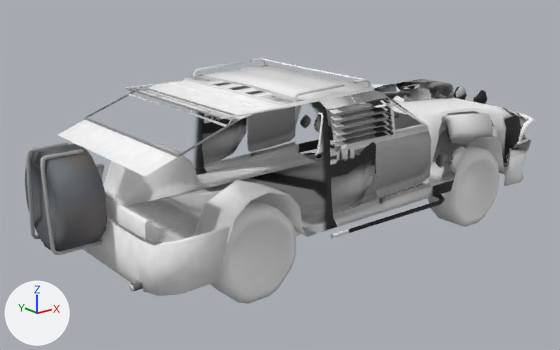
Renders of the FBX model MustandPostApocolyptic.fbx from each side of a commit.
Before and after are seen from a 50 mm lens placed at (-3.13, -3.5, 1.48), pointed at (-0.31, 0.03, 0.07). Arrows for +X, +Y and +Z are at lower left; the lights stay in place. Where no turn or scale is listed for an object, it has been applied to the vertices. Vertices at the same position are counted once.

Names of what the first picture shows: 'Rear', 'Wheel.001', 'Wheel.002'.
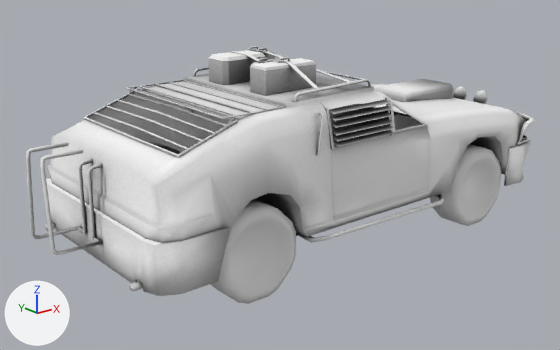
Boxes (x1, y1, x2, y2) around the edits, measured in the pictures (560 x 350 px):
'Rear', reshaped
    before: (25, 58, 535, 296)
    after: (26, 46, 535, 296)
'Wheel.001', moved
    before: (428, 145, 499, 227)
    after: (430, 144, 501, 226)
part 1 of me_mesh, added
    after: (155, 84, 253, 113)
part 2 of me_mesh, added
    after: (117, 99, 215, 134)
part 3 of me_mesh, added
    after: (106, 106, 202, 142)
part 4 of me_mesh, added
    after: (94, 112, 188, 150)
part 5 of me_mesh, built on
    after: (209, 46, 351, 96)
part 6 of me_mesh, deleted
    before: (25, 144, 107, 251)
part 7 of me_mesh, surface changed
    both: (26, 67, 533, 296)

The edits, one by one:
me_mesh is used by ob_rear; location (0.0, 0.0, 0.0).
me_mesh had 1623 vertices, 1446 faces and spanned x -1.83..1.48, y -0.67..0.67, z -0.13..0.71.
me_mesh now has 1881 vertices, 1611 faces and spans x -1.83..1.48, y -0.67..0.67, z -0.13..0.83.
me_mesh part 1: the loose piece of 12 vertices spanning x -0.79..-0.78, y -0.48..0.48, z 0.62..0.63 is copied, and the copy is moved by (-0.09, 0.0, 0.0); it spans x -0.89..-0.88, y -0.48..0.48, z 0.62..0.63.
me_mesh part 2: the loose piece of 12 vertices spanning x -1.06..-1.05, y -0.49..0.49, z 0.58..0.6 is copied, and the copy is moved by (-0.07, 0.0, -0.03); it spans x -1.13..-1.12, y -0.49..0.49, z 0.55..0.57.
me_mesh part 3: the loose piece of 12 vertices spanning x -1.06..-1.05, y -0.49..0.49, z 0.58..0.6 is copied, and the copy is moved by (-0.14, 0.0, -0.05); it spans x -1.2..-1.19, y -0.49..0.49, z 0.53..0.55.
me_mesh part 4: the loose piece of 12 vertices spanning x -1.06..-1.05, y -0.49..0.49, z 0.58..0.6 is copied, and the copy is moved by (-0.22, 0.0, -0.08); it spans x -1.28..-1.27, y -0.49..0.49, z 0.5..0.52.
me_mesh part 5: 1 vertex removed from x -0.46, y 0.55, z 0.59; 284 vertices added at x -0.64..-0.14, y -0.48..0.48, z 0.64..0.83.
me_mesh part 6: 73 vertices removed from x -1.82..-1.59, y -0.24..0.24, z -0.02..0.47.
me_mesh part 7: 1350 kept faces spanning x -1.83..1.48, y -0.67..0.67, z -0.13..0.71 get new texture (UV) coordinates.
me_mesh no longer uses material mat_wheel (picture img_wheel2_png).
Object 'Wheel.001' (ob_wheel_001) moves from (0.792, -0.55, -0.085) to (0.812, -0.55, -0.085).
